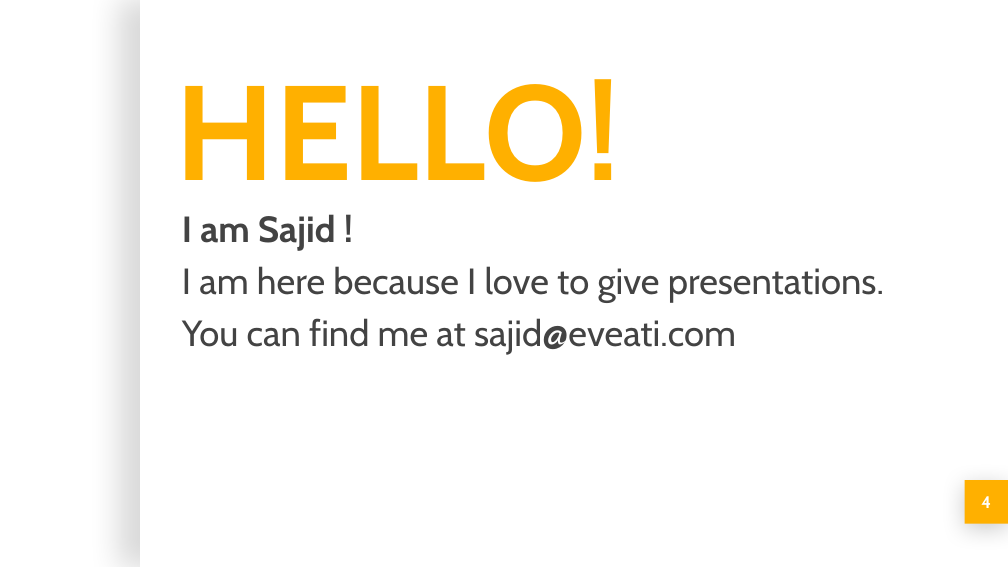
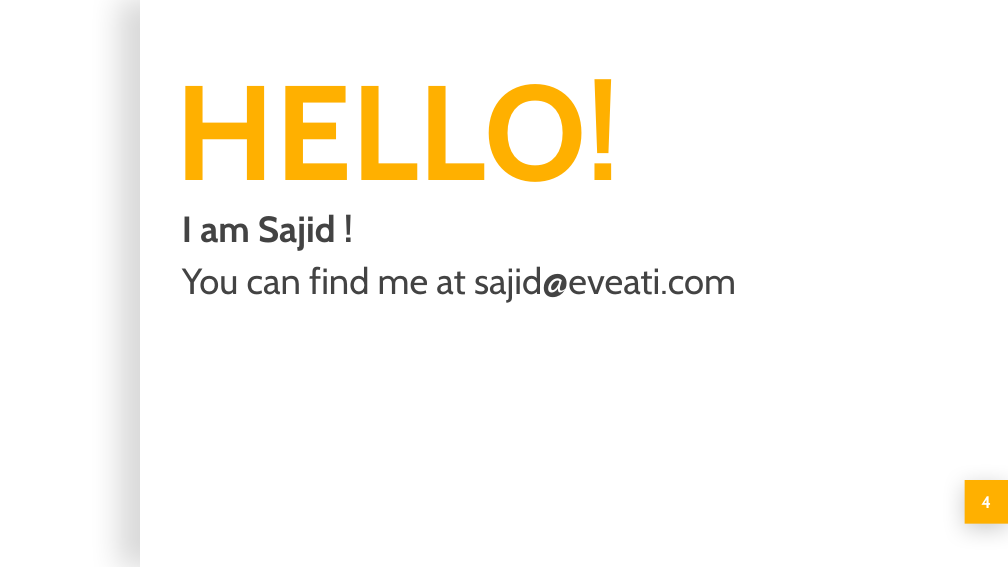
Before and after one commit to ExpertsVision/MachineLearningFundamentals, a slide deck: slide 4 of Lesson 1/Lesson1.1.pptx. Drawn at 1008x567 pixels with LibreOffice and Linux fonts; fonts in the diff are those of the drawing; background and template pictures are left out. Boxes give left, top, right and bottom in pixels: in the first picture for what was removed or moved away, otherwise in the second. Text is boxed around its words. In the diff, an @@ line names an element or a change of style, - is before the commit and + after.

```diff
--- a/Lesson 1/Lesson1.1.pptx
+++ b/Lesson 1/Lesson1.1.pptx
@@ subtitle at (182,266,884,302): paragraph removed @@
-I am here because I love to give presentations.
```
Also in this commit, not shown: 2 other slides changed, 1 slide removed.
